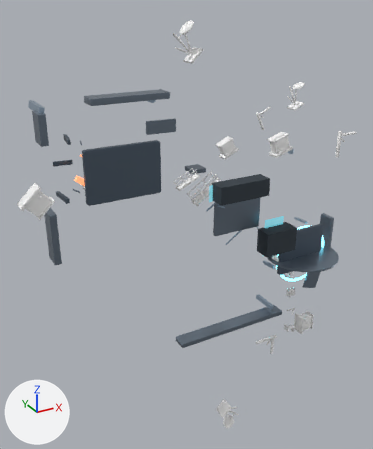
The glTF model public/assets/models/broken_halo_env.glb: old version first, new version second.
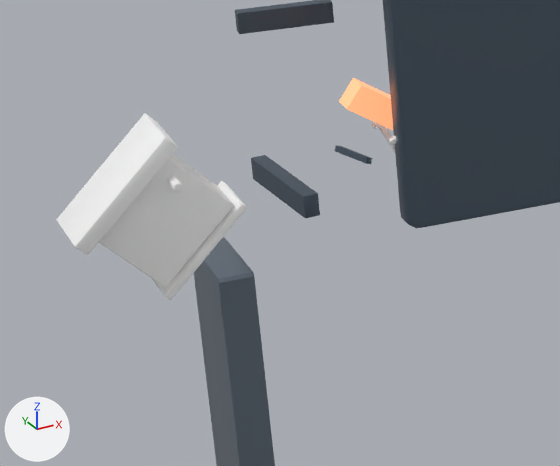
The first picture shows the older version from a camera (50 mm lens) standing at (-23.5, -35.4, 19.4) and looking at (-2.5, 2.7, 0.4). The close-ups show the older and then the newer version on the part from 1% to 32% of the width and 36% to 57% of the height of that picture. Only the edits that show in the close-ups are written down. The axes (+X, +Y, +Z) are drawn at lower left. The lights are the same throughout. Where no turn or scale is listed for an object, it has been applied to the vertices.

Objects in the first close-up: 'BreachDebris_0', 'BreachLintel', 'BreachStrutA', 'Catwalk_A_Post_R_0.002', 'OuterDeck', 'RelayHousing_A_Base.002', 'RelayHousing_A_Body.002', 'RelayHousing_A_Conduit_L.002', 'RelayHousing_A_TopLip.002', 'WestWallSouth' and 1 more.
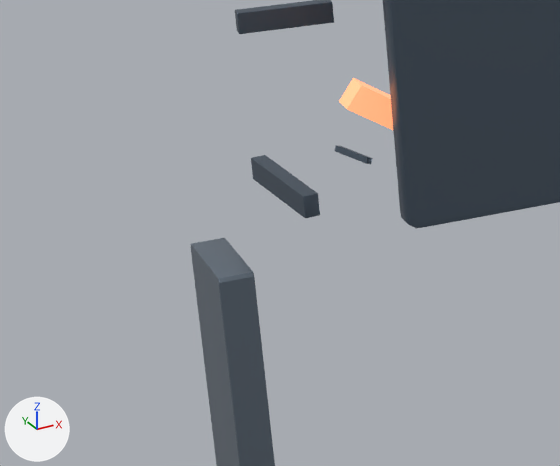
The change, as a diff of the scene's bpy script:
```diff
--- a/public/assets/models/broken_halo_env.glb.py
+++ b/public/assets/models/broken_halo_env.glb.py
@@ ob_catwalk_a_post_r_0_002 @@
-ob_catwalk_a_post_r_0_002 = bpy.data.objects.new('Catwalk_A_Post_R_0.002', me_cube_105)
-ob_catwalk_a_post_r_0_002.location = (-12.41, 0.66, 6.14)
@@ ob_relayhousing_a_base_002 @@
-ob_relayhousing_a_base_002 = bpy.data.objects.new('RelayHousing_A_Base.002', me_cube_169)
-ob_relayhousing_a_base_002.location = (-16.69, 0.12, 6.48)
@@ ob_relayhousing_a_body_002 @@
-ob_relayhousing_a_body_002 = bpy.data.objects.new('RelayHousing_A_Body.002', me_cube_170)
-ob_relayhousing_a_body_002.location = (-16.16, 0.12, 5.94)
@@ ob_relayhousing_a_conduit_l_002 @@
-ob_relayhousing_a_conduit_l_002 = bpy.data.objects.new('RelayHousing_A_Conduit_L.002', me_cylinder_015)
-ob_relayhousing_a_conduit_l_002.location = (-16.0, -0.46, 6.56)
@@ ob_relayhousing_a_toplip_002 @@
-ob_relayhousing_a_toplip_002 = bpy.data.objects.new('RelayHousing_A_TopLip.002', me_cube_172)
-ob_relayhousing_a_toplip_002.location = (-15.66, 0.12, 5.42)
```

Where the change shows, as pixel boxes [x1, y1, x2, y2] in the close-ups (560 x 466 px):
'RelayHousing_A_Body.002', deleted: before [99, 154, 234, 288]
'RelayHousing_A_Base.002', deleted: before [56, 113, 178, 255]
'RelayHousing_A_TopLip.002', deleted: before [152, 181, 247, 300]
'RelayHousing_A_Conduit_L.002', deleted: before [167, 175, 184, 192]
'Catwalk_A_Post_R_0.002', deleted (mostly hidden): before [377, 123, 395, 152]
